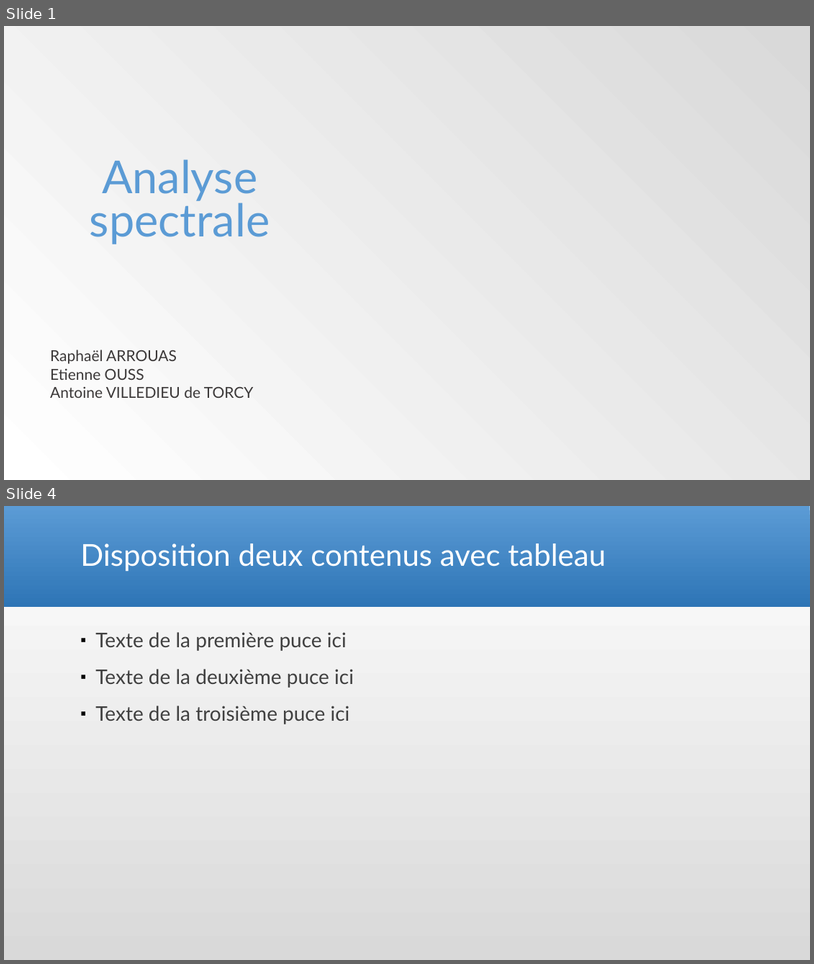
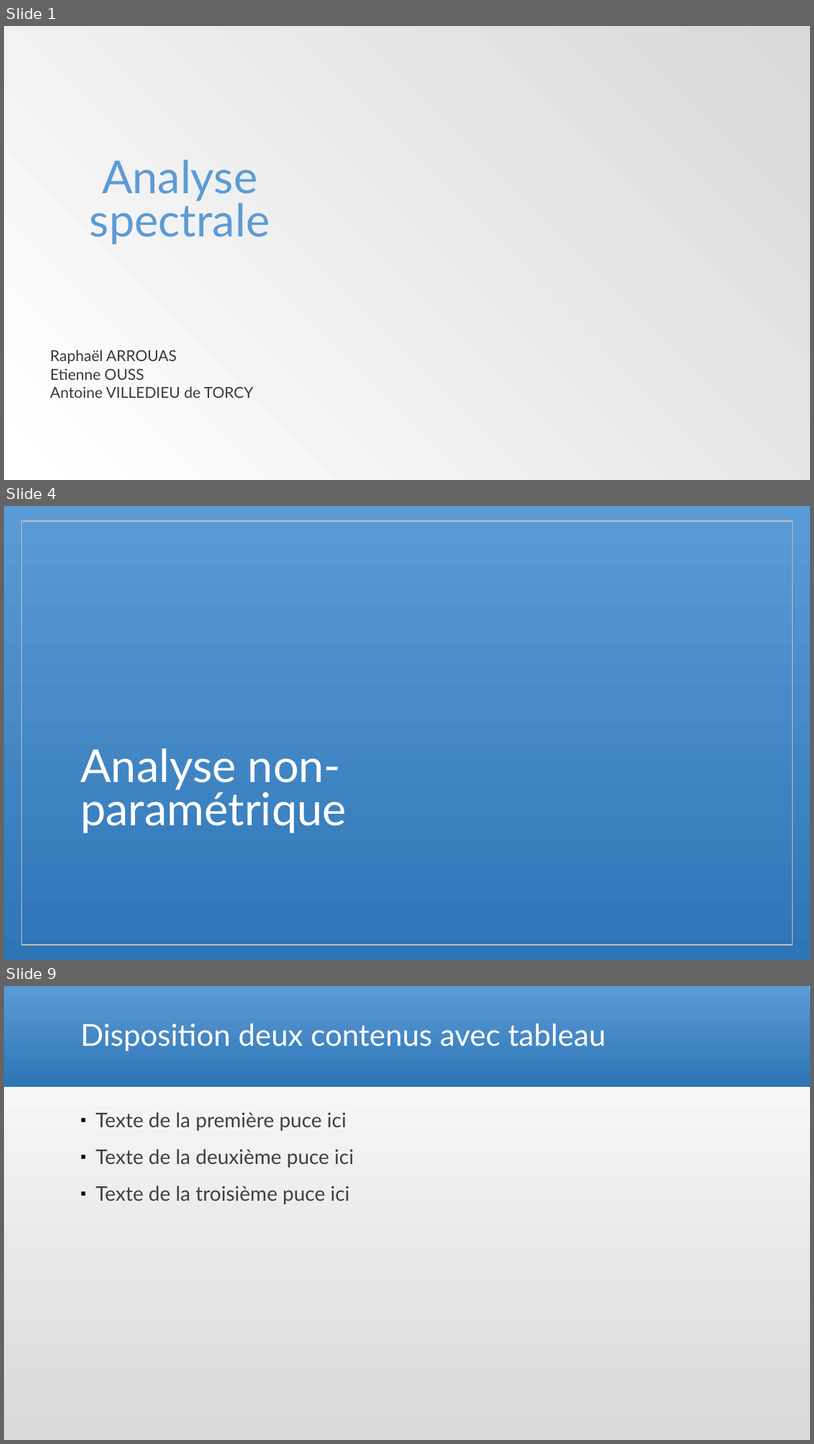
Before and after one commit to Arcyno/analyse_spectrale, a slide deck: Analyse spectrale_etienne.pptx. Shown one above the other, each under a label of ours: slides 1 and 4 before the commit, slides 1, 4 and 9 after it; the slides between them are not shown. The pictures are 814x964 and 814x1444 pixels, drawn with LibreOffice and Linux fonts; fonts in the diff are those of the drawing; background and template pictures are left out. Boxes give left, top, right and bottom in pixels: in the first picture for what was removed or moved away, otherwise in the second. Text is boxed around its words. In the diff, an @@ line names an element or a change of style, - is before the commit and + after.

```diff
--- a/Analyse spectrale_etienne.pptx
+++ b/Analyse spectrale_etienne.pptx
@@ slide 4 added at <box>4,506,810,960</box>, background gradient #5B9BD5 to #2E75B6 @@
@@ rectangle added at <box>21,521,793,944</box>, outline #FFFFFF 1.25 pt @@
@@ title added at <box>80,748,346,833</box>, 54 pt, text #FFFFFF @@
+Analyse non-paramétrique
@@ what was slide 4 is now slide 9 @@
```
Also in this commit, not shown: 3 slides changed, 4 other slides added.
